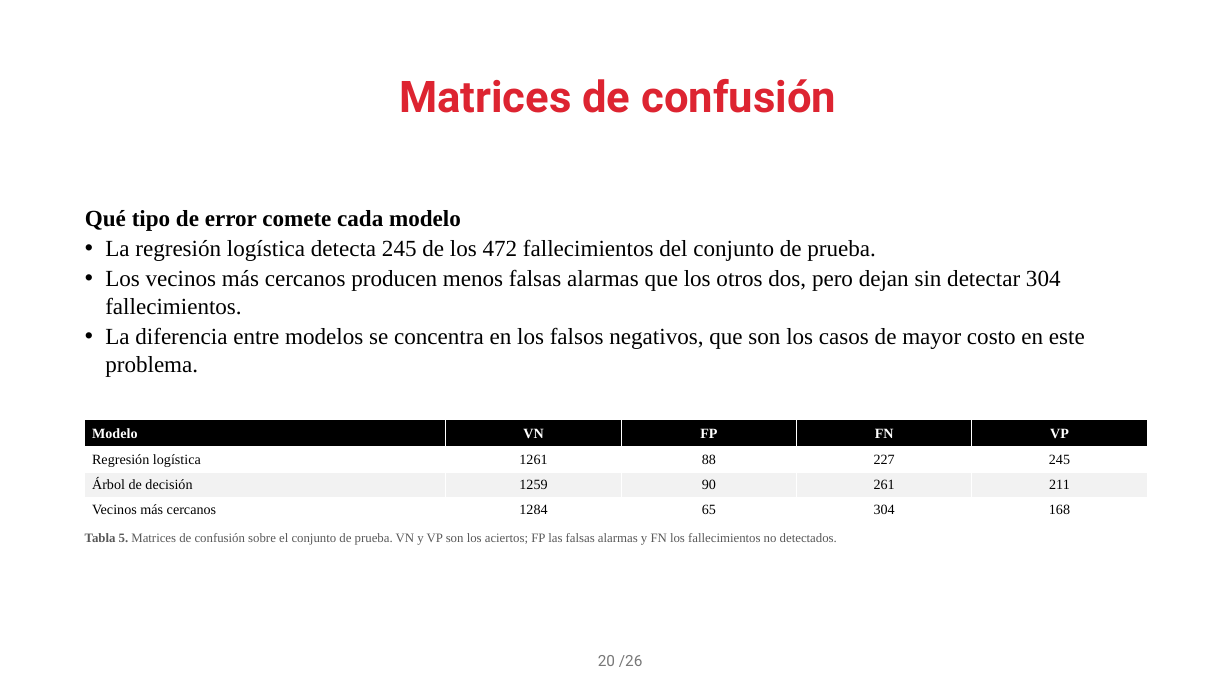
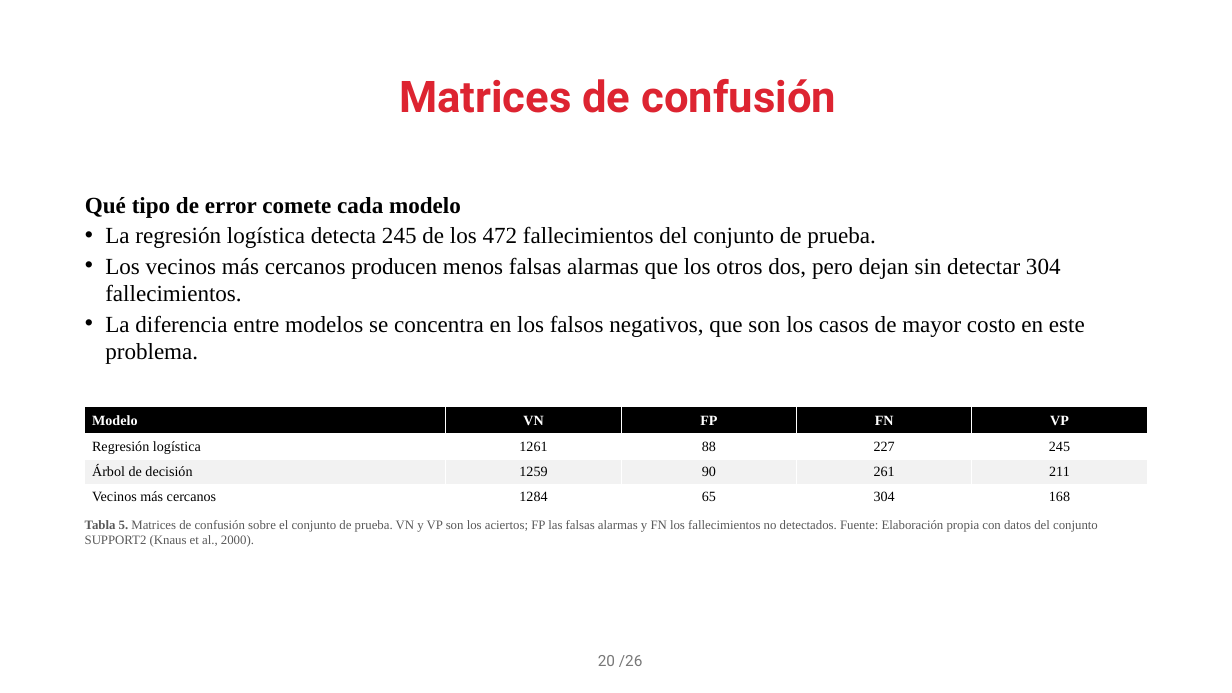
Before and after one commit to JozMdz/Realidad_Virtual, a slide deck: slide 20 of presentacion/proyecto_integrador.pptx. Drawn at 1232x693 pixels with LibreOffice and Linux fonts; fonts in the diff are those of the drawing; background and template pictures are left out. Boxes give left, top, right and bottom in pixels: in the first picture for what was removed or moved away, otherwise in the second. Text is boxed around its words. In the diff, an @@ line names an element or a change of style, - is before the commit and + after.

```diff
--- a/presentacion/proyecto_integrador.pptx
+++ b/presentacion/proyecto_integrador.pptx
@@ text "Qué tipo de error comete ...": place and size @@
-text "Qué tipo de error comete ..." at [85, 210, 1085, 377]
+text "Qué tipo de error comete ..." at [85, 197, 1085, 364]
@@ table: place and size @@
-table at [85, 420, 1149, 522]
+table at [85, 407, 1149, 509]
@@ text at [85, 520, 1098, 547]: text changed @@
-Tabla 5. Matrices de confusión sobre el conjunto de prueba. VN y VP son los aciertos; FP las falsas alarmas y FN los fallecimientos no detectados.
+Tabla 5. Matrices de confusión sobre el conjunto de prueba. VN y VP son los aciertos; FP las falsas alarmas y FN los fallecimientos no detectados. Fuente: Elaboración propia con datos del conjunto SUPPORT2 (Knaus et al., 2000).
```
Also in this commit, not shown: 12 other slides changed, 2 other files.
